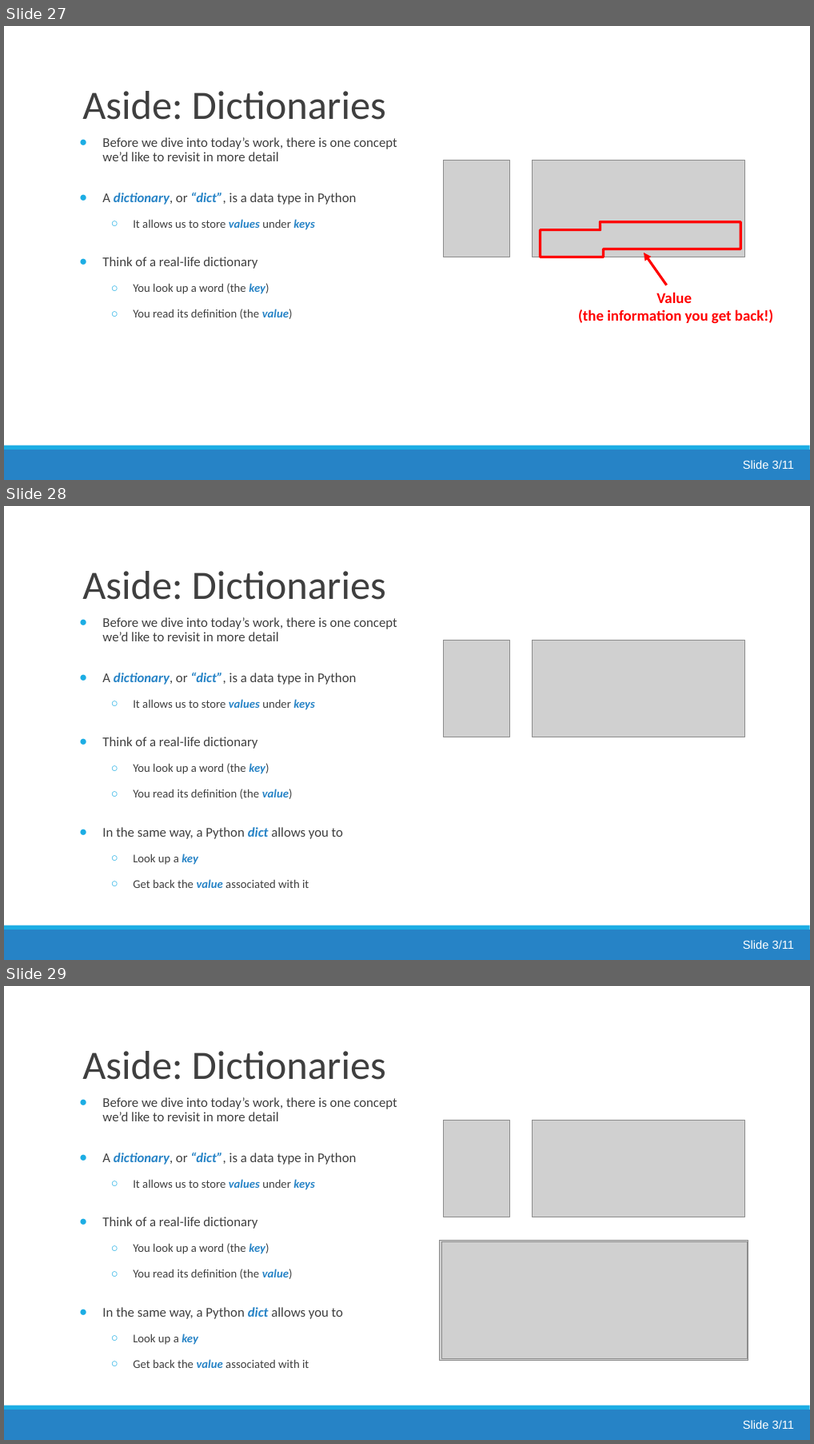
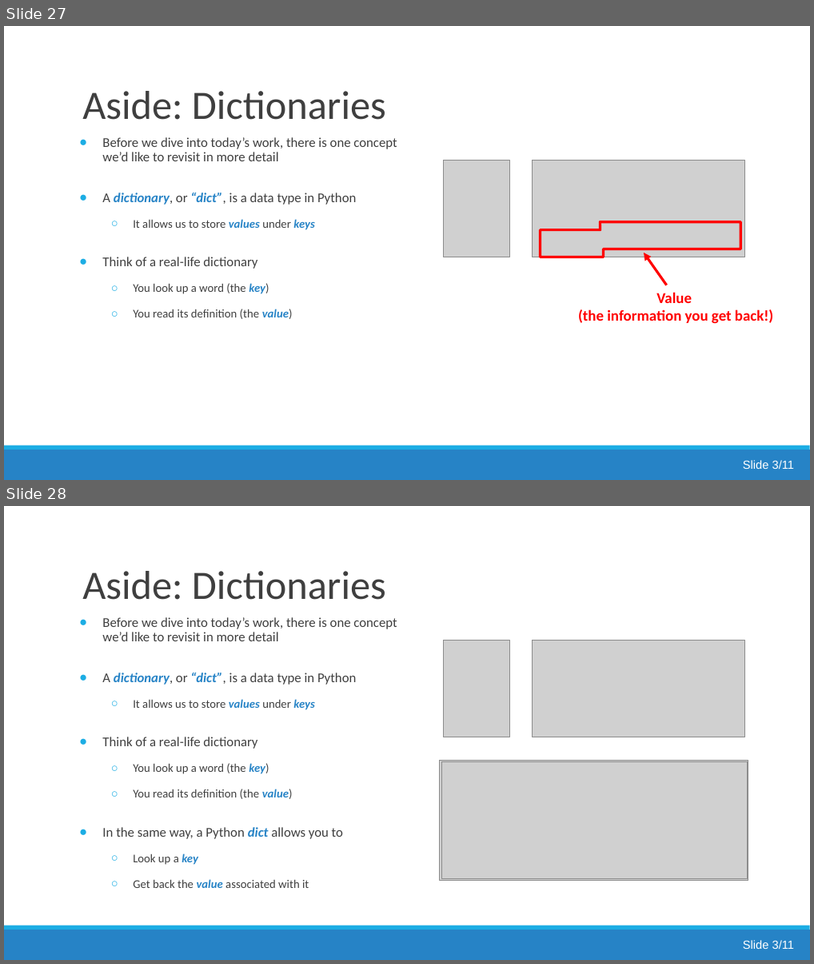
Before and after one commit to jsmartinstats/SCIF10002-2026, a slide deck: 05/Lecture5_consolidation.pptx. Shown one above the other, each under a label of ours: slides 27, 28 and 29 before the commit, slides 27 and 28 after it. The pictures are 814x1444 and 814x964 pixels, drawn with LibreOffice and Linux fonts; fonts in the diff are those of the drawing; grey boxes stand for pictures. Boxes give left, top, right and bottom in pixels: in the first picture for what was removed or moved away, otherwise in the second. Text is boxed around its words. In the diff, an @@ line names an element or a change of style, - is before the commit and + after.

```diff
--- a/05/Lecture5_consolidation.pptx
+++ b/05/Lecture5_consolidation.pptx
@@ slide 28 removed at (x1=4, y1=506, x2=810, y2=960), background #FFFFFF; not listed: 2 template elements that a slide beside it also shows @@
@@ title removed at (x1=82, y1=571, x2=386, y2=600) @@
-Aside: Dictionaries
@@ rectangle removed at (x1=65, y1=597, x2=792, y2=639) @@
@@ text removed at (x1=102, y1=617, x2=397, y2=888) @@
-● Before we dive into today’s work, there is one concept we’d like to revisit in more detail
-● A dictionary, or “dict”, is a data type in Python
-  ○ It allows us to store values under keys
-● Think of a real-life dictionary
-  ○ You look up a word (the key)
-  ○ You read its definition (the value)
-● In the same way, a Python dict allows you to
-  ○ Look up a key
-  ○ Get back the value associated with it
@@ picture removed at (x1=444, y1=640, x2=510, y2=737) @@
@@ picture removed at (x1=532, y1=640, x2=746, y2=737) @@
@@ text removed at (x1=743, y1=940, x2=795, y2=948) @@
-Slide 3/11
@@ what was slide 29 is now slide 28 @@
```
Also in this commit, not shown: 1 slide changed, 3 other slides removed.
